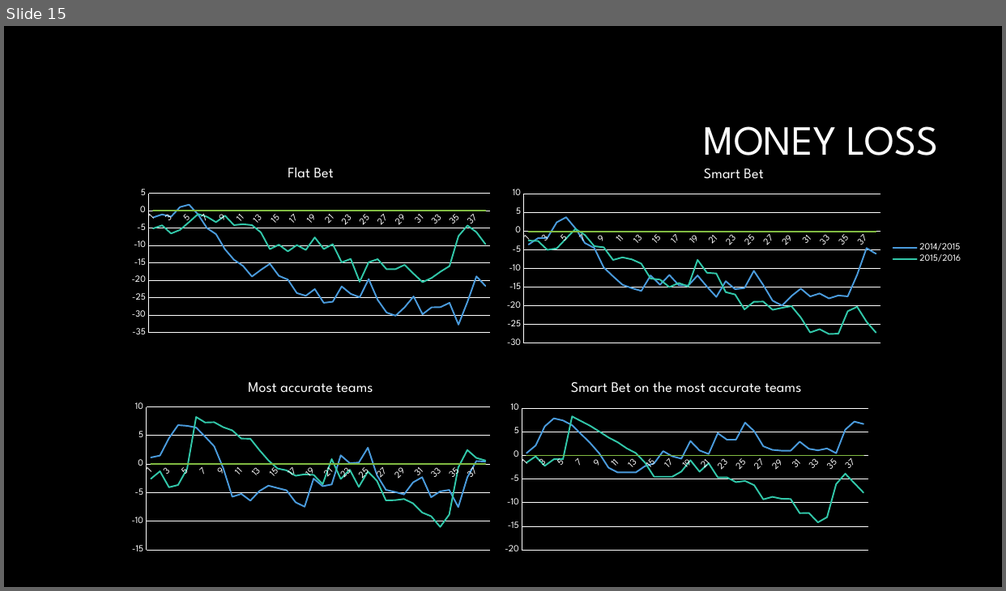
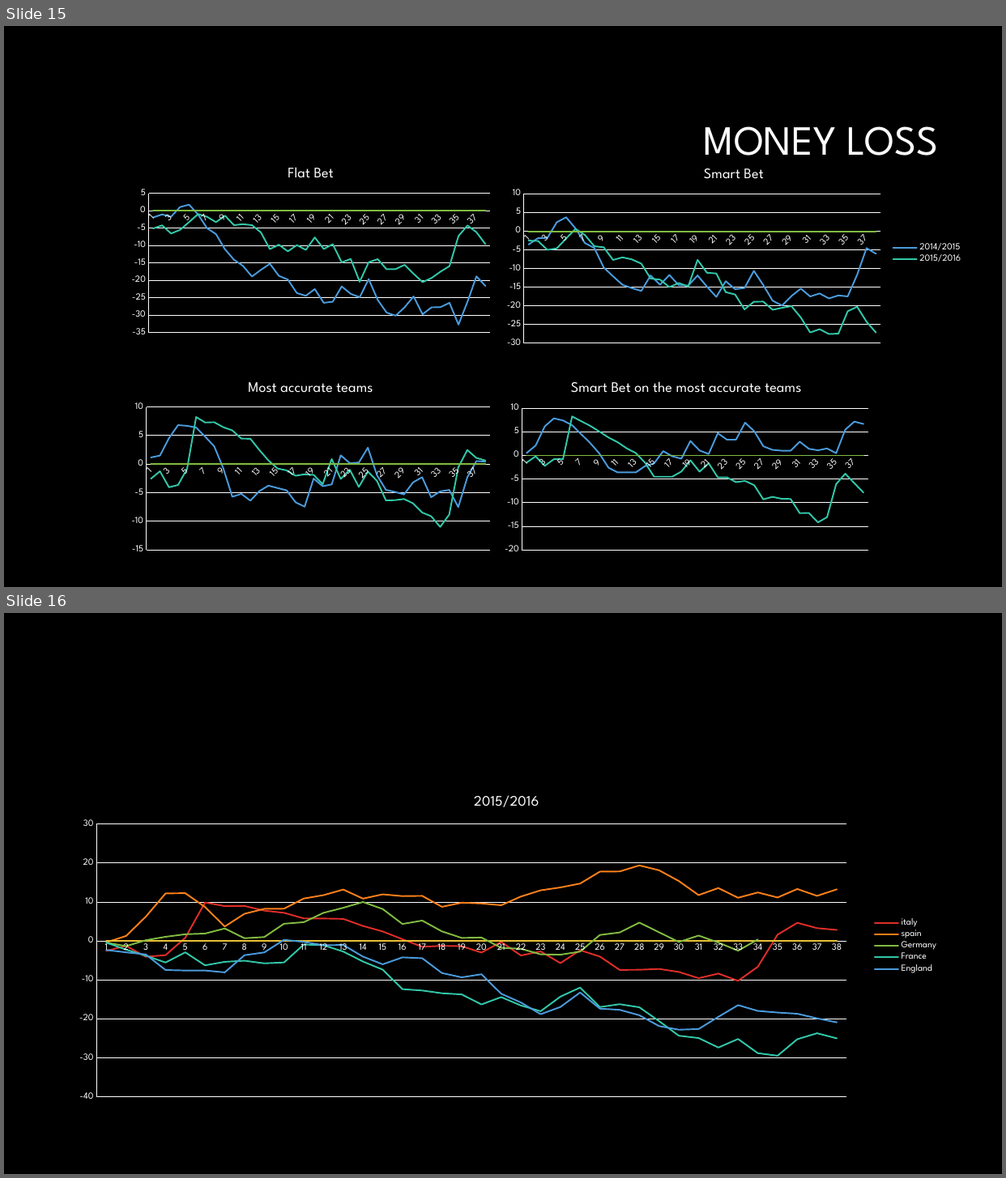
Before and after one commit to P1Analytics/DataMining-Football-Match-Prediction, a slide deck: TODO/spa_presentation.pptx. Shown one above the other, each under a label of ours: slide 15 before the commit, slides 15 and 16 after it. The pictures are 1006x591 and 1006x1178 pixels, drawn with LibreOffice and Linux fonts; fonts in the diff are those of the drawing; background and template pictures are left out. Boxes give left, top, right and bottom in pixels: in the first picture for what was removed or moved away, otherwise in the second. Text is boxed around its words. In the diff, an @@ line names an element or a change of style, - is before the commit and + after.

```diff
--- a/TODO/spa_presentation.pptx
+++ b/TODO/spa_presentation.pptx
@@ slide 16 added at (4,613,1002,1174), background #000000 @@
@@ line chart added at (68,781,947,1111) @@
+title "2015/2016 "
+categories: 1.0, 2.0, 3.0, 4.0, 5.0, 6.0, 7.0, 8.0, 9.0, 10.0, 11.0, 12.0, 13.0, 14.0, 15.0, 16.0, 17.0, 18.0, 19.0, 20.0, 21.0, 22.0, 23.0, 24.0, 25.0, 26.0, 27.0, 28.0, 29.0, 30.0, 31.0, 32.0, 33.0, 34.0, 35.0, 36.0, 37.0, 38.0
+italy: -3, -1, -4, -4, 1, 10, 9, 9, 8, 7, 6, 6, 6, 4, 2, 0, -2, -1, -1, -3, 0, -4, -3, -6, -2, -4, -7, -7, -7, -8, -10, -8, -10, -7, 2, 5, 3, 3
+spain: 0, 1, 6, 12, 12, 9, 4, 7, 8, 8, 11, 12, 13, 11, 12, 12, 12, 9, 10, 10, 9, 11, 13, 14, 15, 18, 18, 19, 18, 15, 12, 14, 11, 12, 11, 13, 12, 13
+Series 3: 0, 0, 0, 0, 0, 0, 0, 0, 0, 0, 0, 0, 0, 0, 0, 0, 0, 0, 0, 0, 0, 0, 0, 0, 0, 0, 0, 0, 0, 0, 0, 0, 0, 0, 0, 0, 0, 0
+Germany: 0, -1, 0, 1, 2, 2, 3, 1, 1, 4, 5, 7, 9, 10, 8, 4, 5, 2, 1, 1, -2, -2, -3, -4, -3, 2, 2, 5, 2, 0, 1, 0, -2, 0
+France: 0, -2, -4, -6, -3, -6, -5, -5, -6, -6, -1, -1, -3, -5, -7, -12, -13, -13, -14, -16, -14, -17, -18, -14, -12, -17, -16, -17, -21, -24, -25, -27, -25, -29, -29, -25, -24, -25
+England: -2, -3, -3, -7, -8, -8, -8, -4, -3, 0, 0, -1, -1, -4, -6, -4, -4, -8, -9, -9, -14, -16, -19, -17, -13, -17, -18, -19, -22, -23, -23, -19, -16, -18, -18, -19, -20, -21
```
Also in this commit, not shown: 5 other files.
